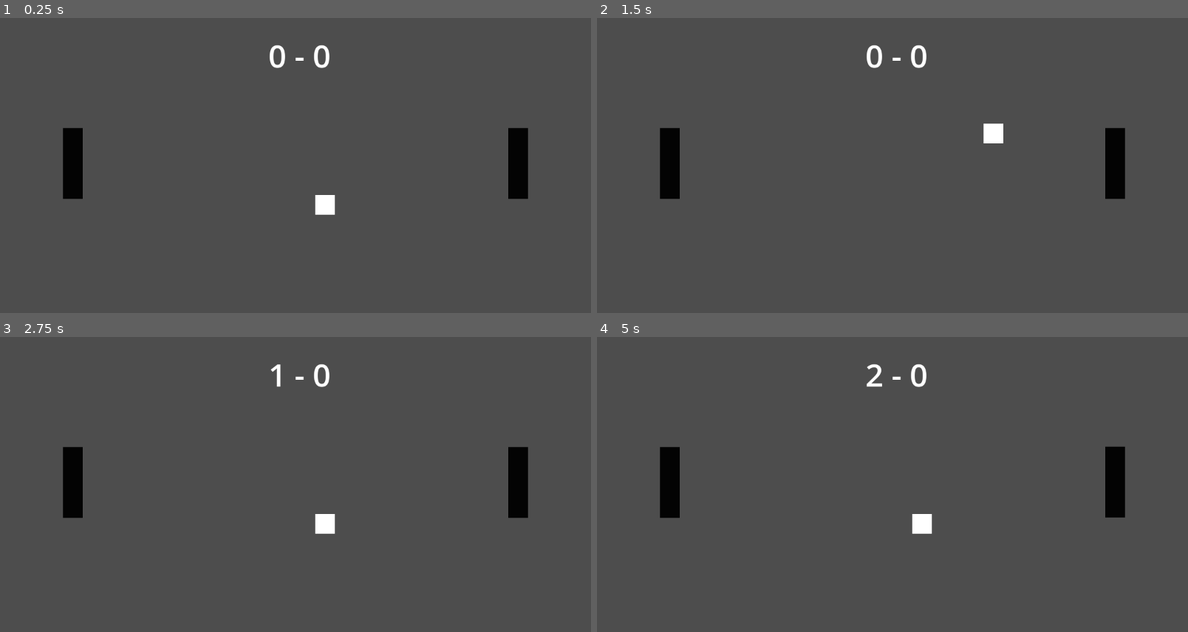
Above: before the commit, frames 1-4 (two rows, left to right).
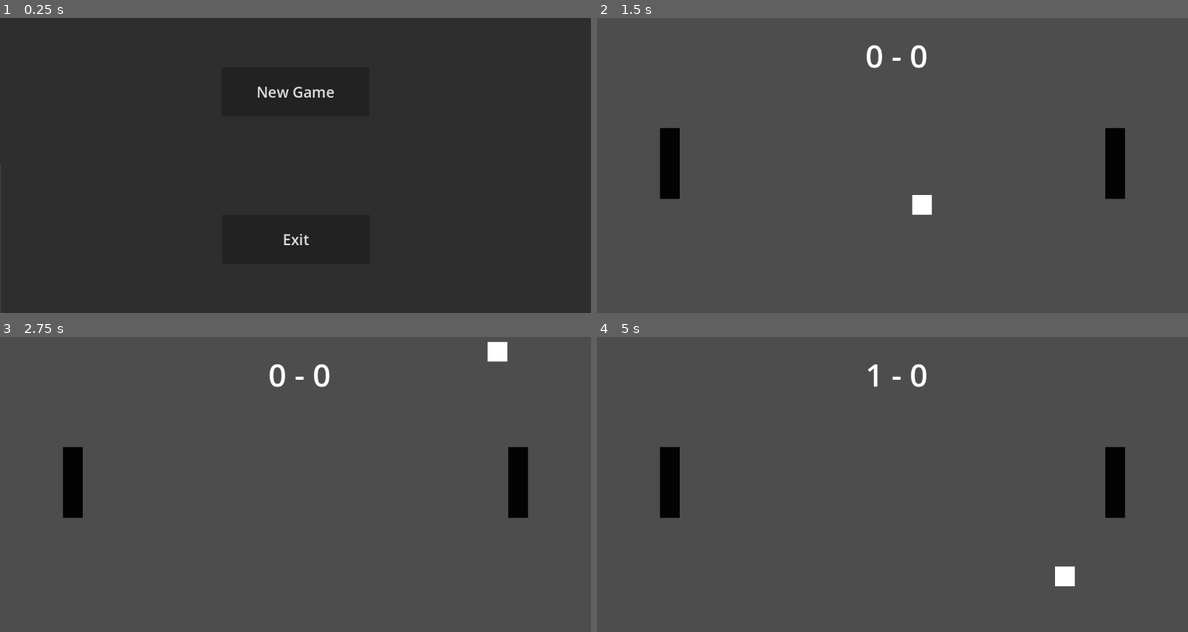
Above: after the commit, the same moments.

Repository: rastasi/pong
Game: Godot game, scene res://scenes/main_menu/MainMenu.tscn
Two runs of this game, one before a commit and one after it. Both use one fixed random seed, a clock stepped at 60 frames per second and the inputs below. Before the commit the project starts from res://scenes/playground/Playground.tscn.
Inputs (mouse positions are in pixels of both pictures, inside the frame that each line leads up to):
- Up to frame 1 (0.25 s): no input
- Up to frame 2 (1.5 s): click (892, 91) at 0.5 s, where only the run after the commit has a clickable "New Game"
- Up to frame 3 (2.75 s): no input
- Up to frame 4 (5 s): no input

The runs differ from the first frame. In frame 1, 100% of the frame differs, in the area x 0-100%, y 0-100%; in frame 2, 0.5%; in frame 3, 0.6%; in frame 4, 0.6%.

Commit message:
main_menu

Diff:
--- /dev/null
+++ b/default_theme.tres
@@ -0,0 +1,4 @@
+[gd_resource type="Theme" format=3 uid="uid://bbasvjlc0fdo8"]
+
+[resource]
+default_font_size = 30
--- a/project.godot
+++ b/project.godot
@@ -11,7 +11,7 @@
 [application]
 
 config/name="pong"
-run/main_scene="res://scenes/playground/Playground.tscn"
+run/main_scene="res://scenes/main_menu/MainMenu.tscn"
 config/features=PackedStringArray("4.2", "Forward Plus")
 config/icon="res://icon.svg"
 
--- /dev/null
+++ b/scenes/main_menu/ExitButton.gd
@@ -0,0 +1,5 @@
+extends Button
+
+
+func _on_pressed():
+	get_tree().quit()
--- /dev/null
+++ b/scenes/main_menu/MainMenu.tscn
@@ -0,0 +1,40 @@
+[gd_scene load_steps=4 format=3 uid="uid://c71cjy50eonxj"]
+
+[ext_resource type="Theme" uid="uid://bbasvjlc0fdo8" path="res://default_theme.tres" id="1_gow2p"]
+[ext_resource type="Script" path="res://scenes/main_menu/NewGameButton.gd" id="2_xmp3k"]
+[ext_resource type="Script" path="res://scenes/main_menu/ExitButton.gd" id="3_r42kx"]
+
+[node name="MainMenu" type="Node2D"]
+
+[node name="NewGameContainer" type="PanelContainer" parent="."]
+offset_right = 1200.0
+offset_bottom = 300.0
+
+[node name="NewGameCenter" type="CenterContainer" parent="NewGameContainer"]
+layout_mode = 2
+
+[node name="NewGameButton" type="Button" parent="NewGameContainer/NewGameCenter"]
+custom_minimum_size = Vector2(300, 100)
+layout_mode = 2
+theme = ExtResource("1_gow2p")
+text = "New Game"
+script = ExtResource("2_xmp3k")
+
+[node name="ExitContainer" type="PanelContainer" parent="."]
+offset_left = 1.0
+offset_top = 300.0
+offset_right = 1201.0
+offset_bottom = 600.0
+
+[node name="ExitCenter" type="CenterContainer" parent="ExitContainer"]
+layout_mode = 2
+
+[node name="ExitButton" type="Button" parent="ExitContainer/ExitCenter"]
+custom_minimum_size = Vector2(300, 100)
+layout_mode = 2
+theme = ExtResource("1_gow2p")
+text = "Exit"
+script = ExtResource("3_r42kx")
+
+[connection signal="pressed" from="NewGameContainer/NewGameCenter/NewGameButton" to="NewGameContainer/NewGameCenter/NewGameButton" method="_on_pressed"]
+[connection signal="pressed" from="ExitContainer/ExitCenter/ExitButton" to="ExitContainer/ExitCenter/ExitButton" method="_on_pressed"]
--- /dev/null
+++ b/scenes/main_menu/NewGameButton.gd
@@ -0,0 +1,4 @@
+extends Button
+
+func _on_pressed():
+	get_tree().change_scene_to_file("res://scenes/playground/Playground.tscn")
--- a/scenes/playground/Playground.gd
+++ b/scenes/playground/Playground.gd
@@ -10,38 +10,56 @@
 	add_child(ball)
 
 func set_score():
-	get_node("Score").text = "{right} - {left}".format({
+	get_node("Score").text = "{left} - {right}".format({
 		"left": left_point,
 		"right": right_point
 	})
+
 
 func new_round(ball):
 	remove_child(ball)
 	set_score()
 	start()
 
+
+func body_is_ball(body):
+	return body.name == "Ball"
+
+
 func _ready():
 	start()
+
 
 func _process(delta):
 	pass
 
+
 func _on_goal_area_left_body_entered(body):
-	if body.name == "Ball":
-		left_point += 1
-		new_round(body)
-
-func _on_goal_area_right_body_entered(body):
-	if body.name == "Ball":
+	if body_is_ball(body):
 		right_point += 1
 		new_round(body)
 
 
-func _on_racket_left_body_entered(body):
-	if body.name == "Ball":
-		body.linear_velocity = body.linear_velocity * -1
+func _on_goal_area_right_body_entered(body):
+	if body_is_ball(body):
+		left_point += 1
+		new_round(body)
 
 
+func ball_to_racket(body):
+	if body_is_ball(body):
+		var new_linear_velocity = body.linear_velocity * -1
+
+		#if new_linear_velocity.y == 300 and new_linear_velocity.x == 300:
+		#	new_linear_velocity.x -= 10
+		#	new_linear_velocity.y += 10
+
+		body.linear_velocity = new_linear_velocity
+		print_debug(new_linear_velocity)
+
+
+func _on_racket_left_body_entered(body):
+	ball_to_racket(body)
+
 func _on_racket_right_body_entered(body):
-	if body.name == "Ball":
-		body.linear_velocity = body.linear_velocity * -1
+	ball_to_racket(body)
--- a/scenes/playground/Playground.tscn
+++ b/scenes/playground/Playground.tscn
@@ -40,13 +40,22 @@
 position = Vector2(128, 224)
 collision_layer = 255
 collision_mask = 255
-max_contacts_reported = 1000
+custom_integrator = true
+continuous_cd = 2
+max_contacts_reported = 1
 contact_monitor = true
 metadata/UP_KEY = "left_up"
 metadata/DOWN_KEY = "left_down"
 
 [node name="RacketRight" parent="." instance=ExtResource("1_ywul3")]
 position = Vector2(1032, 224)
+collision_layer = 255
+collision_mask = 255
+freeze = true
+custom_integrator = true
+continuous_cd = 1
+max_contacts_reported = 1
+contact_monitor = true
 metadata/UP_KEY = "right_up"
 metadata/DOWN_KEY = "right_down"
 
--- a/scenes/playground/racket/Racket.gd
+++ b/scenes/playground/racket/Racket.gd
@@ -2,9 +2,6 @@
 
 
 const SPEED = 300.0
-
-func _ready():
-	contact_monitor = true
 
 func _physics_process(delta):
 	if Input.is_action_pressed(get_meta("UP_KEY")):
